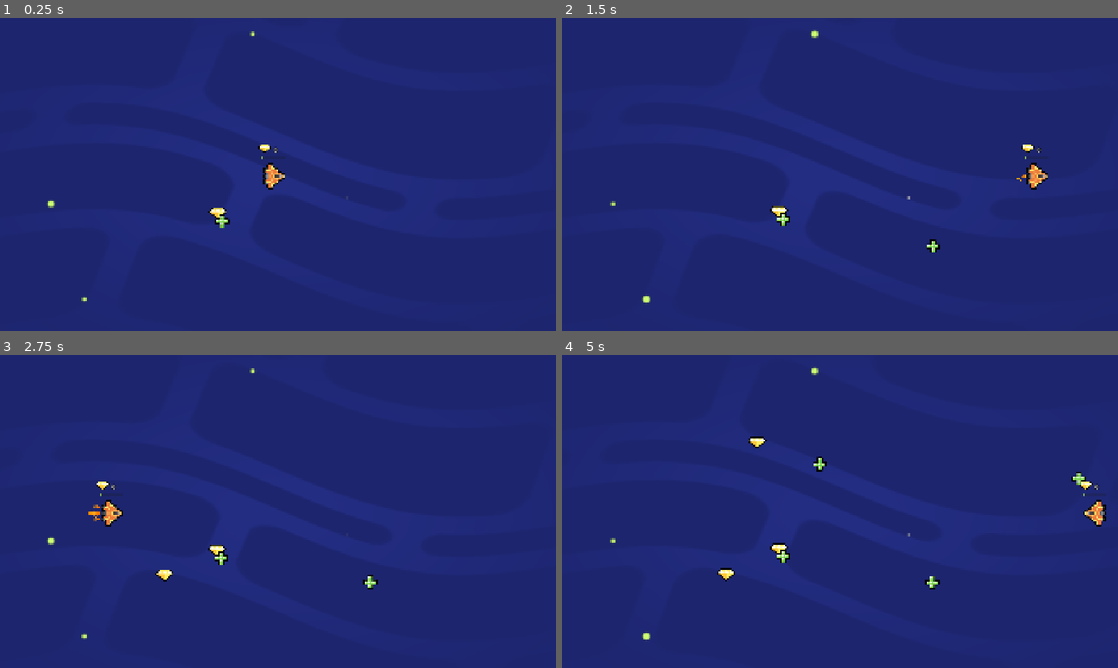
Above: before the commit, frames 1-4 (two rows, left to right).
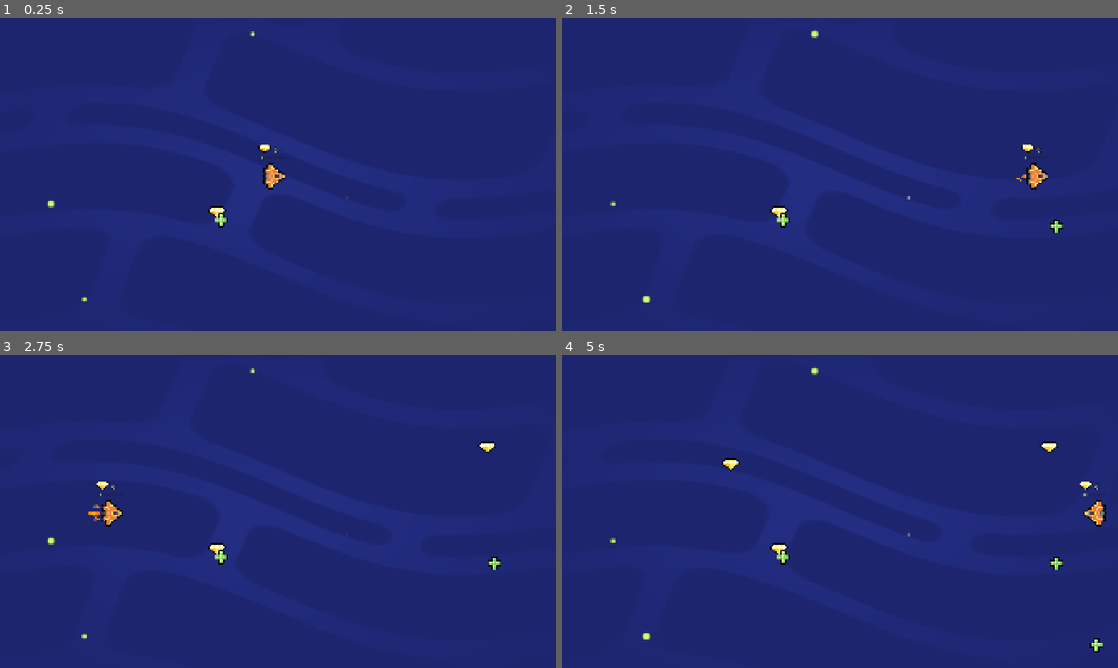
Above: after the commit, the same moments.

Repository: peeryo/M05-SY2526-Loot-it-All
Game: Godot game, scene res://lessons/space_level.tscn
Two runs of this game, one before a commit and one after it. Both use one fixed random seed, a clock stepped at 60 frames per second and the inputs below. Sound files missing from this copy of the repository are replaced by a short silence.
Inputs (mouse positions are in pixels of both pictures, inside the frame that each line leads up to):
- Up to frame 1 (0.25 s): no input
- Up to frame 2 (1.5 s): tap Enter at 0.5 s; move the mouse to (962, 158) at 0.52 s; hold D (move_right) 0.53-1.25 s; tap Z at 0.6 s; click (962, 158) at 0.67 s; tap Space at 0.77 s; drag from (728, 190) to (984, 177) at 1.27 s
- Up to frame 3 (2.75 s): move the mouse to (333, 442) at 2.02 s; hold D (move_right) from 2.03 s (still down); tap Z at 2.1 s
- Up to frame 4 (5 s): release D (move_right) at 2.75 s; drag from (812, 574) to (673, 464) at 2.77 s; move the mouse to (1006, 558) at 3.52 s; hold A (move_left) 3.53-4.25 s; tap Z at 3.6 s; tap Space at 3.77 s; drag from (673, 464) to (817, 464) at 4.27 s

The runs differ from the first frame. In frame 1, 0.1% of the frame differs, in the area x 37-42%, y 60-68%; in frame 2, 0.2%; in frame 3, 0.4%; in frame 4, 0.8%, in the area x 27-98%, y 26-96%.

Commit message:
did all audio steps in main and not a branch

Diff:
--- a/lessons/gem.tscn
+++ b/lessons/gem.tscn
@@ -1,7 +1,8 @@
-[gd_scene load_steps=4 format=3 uid="uid://4clsvdvuyocx"]
+[gd_scene load_steps=5 format=3 uid="uid://4clsvdvuyocx"]
 
 [ext_resource type="Script" uid="uid://24ln0ahcx7f8" path="res://lessons/item.gd" id="1_ulrl0"]
 [ext_resource type="Texture2D" uid="uid://d0bh8am2qd005" path="res://assets/gem_icon.png" id="2_ulrl0"]
+[ext_resource type="AudioStream" uid="uid://djhl035d8sgsd" path="res://assets/audio/Gem.ogg" id="3_ty4yi"]
 
 [sub_resource type="CircleShape2D" id="CircleShape2D_37o3p"]
 radius = 30.0
@@ -15,3 +16,6 @@
 
 [node name="CollisionShape2D" type="CollisionShape2D" parent="."]
 shape = SubResource("CircleShape2D_37o3p")
+
+[node name="AudioStreamPlayer" type="AudioStreamPlayer" parent="."]
+stream = ExtResource("3_ty4yi")
--- a/lessons/health_pack.tscn
+++ b/lessons/health_pack.tscn
@@ -1,7 +1,8 @@
-[gd_scene load_steps=4 format=3 uid="uid://o1ca06m0k4bk"]
+[gd_scene load_steps=5 format=3 uid="uid://o1ca06m0k4bk"]
 
 [ext_resource type="Texture2D" uid="uid://dknpi2mq4dhpa" path="res://assets/health_icon.svg" id="1_37o3p"]
 [ext_resource type="Script" uid="uid://24ln0ahcx7f8" path="res://lessons/item.gd" id="1_ht84s"]
+[ext_resource type="AudioStream" uid="uid://cs3wli8x0pxt2" path="res://assets/audio/Health.ogg" id="3_fh62r"]
 
 [sub_resource type="CircleShape2D" id="CircleShape2D_37o3p"]
 radius = 30.0
@@ -15,3 +16,6 @@
 
 [node name="CollisionShape2D" type="CollisionShape2D" parent="."]
 shape = SubResource("CircleShape2D_37o3p")
+
+[node name="AudioStreamPlayer" type="AudioStreamPlayer" parent="."]
+stream = ExtResource("3_fh62r")
--- a/lessons/item.gd
+++ b/lessons/item.gd
@@ -1,23 +1,21 @@
 extends Area2D
+@onready var sfx_player: AudioStreamPlayer = _find_sfx_player()
+
+func _find_sfx_player() -> AudioStreamPlayer:
+	for child in get_children():
+		if child is AudioStreamPlayer:
+			return child
+	return null
+
+func _on_area_entered(area_that_entered: Area2D) -> void:
+	get_node("CollisionShape2D").set_deferred("disabled", true)
+	visible = false
+
+	if sfx_player:
+		sfx_player.play()
+		await sfx_player.finished
+
+	queue_free()
 
 func _ready() -> void:
 	area_entered.connect(_on_area_entered)
-	var tween := create_tween()
-	var sprite_2d := get_node("Sprite2D")
-	var target_position := Vector2(500,400)
-	var animation_duration := 2.0
-	tween.tween_property(sprite_2d, "position", target_position, animation_duration)
-	play_floating_animation()
-
-func play_floating_animation() -> void:
-	var tween := create_tween()
-	tween.set_trans(Tween.TRANS_SINE)
-	var sprite2d := get_node("Sprite2D")
-	var position_offset := Vector2(0.0,4.0)
-	var duration = randf_range(0.8, 1.2)
-	tween.tween_property(sprite2d, "position", position_offset, duration)
-	tween.tween_property(sprite2d, "position", -1.0 * position_offset, duration)
-	tween.set_loops()
-
-func _on_area_entered(area_that_entered: Area2D) -> void:
-	queue_free()
--- a/lessons/ship.gd
+++ b/lessons/ship.gd
@@ -1,4 +1,8 @@
 extends Area2D
+
+@onready var thruster_sound_player: AudioStreamPlayer = $ThrusterSoundPlayer
+
+
 var gem_count := 0
 var max_speed := 1200.0
 var velocity := Vector2(0, 0)
@@ -13,6 +17,12 @@
 	var direction := Vector2(0, 0)
 	direction.x = Input.get_axis("move_left", "move_right")
 	direction.y = Input.get_axis("move_up", "move_down")
+
+	var is_moving := direction.length() > 0.0
+	if is_moving and not thruster_sound_player.playing:
+		thruster_sound_player.play()
+	elif not is_moving and thruster_sound_player.playing:
+		thruster_sound_player.stop()
 
 	if direction.length() > 1.0:
 		direction = direction.normalized()
--- a/lessons/ship.tscn
+++ b/lessons/ship.tscn
@@ -1,10 +1,11 @@
-[gd_scene load_steps=9 format=3 uid="uid://dmv50krf4bo5r"]
+[gd_scene load_steps=10 format=3 uid="uid://dmv50krf4bo5r"]
 
 [ext_resource type="Texture2D" uid="uid://bniyrxn3r2v8h" path="res://assets/ship.png" id="3_pdppw"]
 [ext_resource type="Script" uid="uid://bwkr2t4ku15qq" path="res://lessons/ship.gd" id="4_p1sls"]
 [ext_resource type="Texture2D" uid="uid://d0bh8am2qd005" path="res://assets/gem_icon.png" id="5_h3paj"]
 [ext_resource type="PackedScene" uid="uid://dgf54k70yiiff" path="res://assets/ship_visual_effects/main_thruster/main_thruster.tscn" id="5_q7c3l"]
 [ext_resource type="PackedScene" uid="uid://bklom8bhpxg4h" path="res://assets/ship_visual_effects/side_thruster/side_thruster.tscn" id="6_1updt"]
+[ext_resource type="AudioStream" uid="uid://bgviul11evocd" path="res://assets/audio/Thruster.ogg" id="6_2s445"]
 
 [sub_resource type="CircleShape2D" id="CircleShape2D_5xifn"]
 radius = 42.190044
@@ -21,7 +22,7 @@
 outline_size = 8
 outline_color = Color(0.0018410678, 0.0018410682, 0.0018410678, 1)
 
-[node name="Ship" type="Area2D"]
+[node name="Ship" type="Area2D" groups=["player"]]
 collision_mask = 2
 script = ExtResource("4_p1sls")
 
@@ -72,3 +73,6 @@
 offset_bottom = -82.0
 text = "0"
 label_settings = SubResource("LabelSettings_h3paj")
+
+[node name="ThrusterSoundPlayer" type="AudioStreamPlayer" parent="."]
+stream = ExtResource("6_2s445")
--- a/lessons/space_level.tscn
+++ b/lessons/space_level.tscn
@@ -1,10 +1,11 @@
-[gd_scene load_steps=6 format=3 uid="uid://btkjymc78ap8d"]
+[gd_scene load_steps=7 format=3 uid="uid://btkjymc78ap8d"]
 
 [ext_resource type="PackedScene" uid="uid://dmv50krf4bo5r" path="res://lessons/ship.tscn" id="2_2j1u5"]
 [ext_resource type="PackedScene" uid="uid://bxfevggvxo634" path="res://assets/background/space_background.tscn" id="3_e6xy1"]
 [ext_resource type="PackedScene" uid="uid://0uu76vxlq51l" path="res://lessons/random_item_placer.tscn" id="3_etm7e"]
 [ext_resource type="PackedScene" uid="uid://4clsvdvuyocx" path="res://lessons/gem.tscn" id="4_4rc43"]
 [ext_resource type="PackedScene" uid="uid://o1ca06m0k4bk" path="res://lessons/health_pack.tscn" id="5_dru4e"]
+[ext_resource type="AudioStream" uid="uid://dc75133eiawjc" path="res://assets/audio/BG_Music.ogg" id="6_kd2gs"]
 
 [node name="Level" type="Node2D"]
 
@@ -20,3 +21,7 @@
 
 [node name="HealthPack" parent="." instance=ExtResource("5_dru4e")]
 position = Vector2(764, 698)
+
+[node name="MusicPlayer" type="AudioStreamPlayer" parent="."]
+stream = ExtResource("6_kd2gs")
+autoplay = true
Not shown, changed: assets/audio/BG_Music.ogg.import
Not shown, changed: assets/audio/Gem.ogg.import
Not shown, changed: assets/audio/Health.ogg.import
Not shown, added: assets/audio/Health_Level_Up.ogg.import
Not shown, removed: assets/audio/Health_Level_Up.wav.import
Not shown, added: assets/audio/Thruster.ogg.import
Not shown, removed: assets/audio/Thruster.wav.import
Not shown, changed: assets/audio/BG_Music.ogg
Not shown, changed: assets/audio/Gem.ogg
Not shown, changed: assets/audio/Health.ogg
Not shown, added: assets/audio/Health_Level_Up.ogg
Not shown, removed: assets/audio/Health_Level_Up.wav
(and 2 more such lines)
